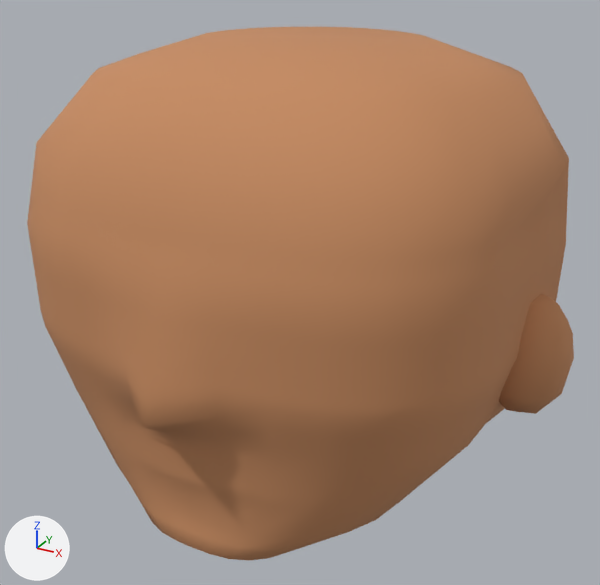
The glTF model public/models/head-spark.glb as it was, and as the next commit left it.
Both versions are drawn from a 50 mm camera at (0.379, -0.678, 0.316) aimed at (0.019, -0.023, -0.011). Lighting does not change. The marker at lower left points along +X, +Y and +Z. The picture after the commit comes second. Where no turn or scale is listed for an object, it has been applied to the vertices. Vertices at exactly the same position are counted once.

Names of what the first picture shows: 'head-spark_head-spark__head_mesh'.
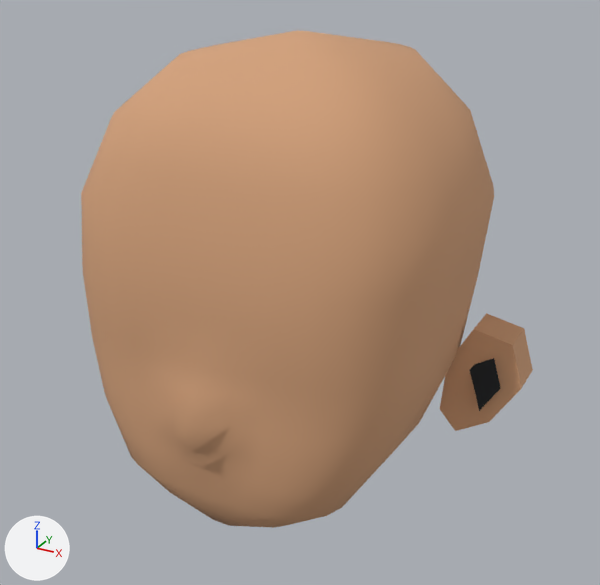
Pixel boxes (x1, y1, x2, y2) of what changed, in the pictures (600 x 585 px):
```json
{"object": "head-spark_head-spark__head_mesh", "change": "recoloured, reshaped", "before": [27, 27, 574, 561], "after": [81, 31, 533, 528], "on screen": "17% narrower, 7% shorter"}
{"part": 1, "of": "me_continuous_face_volume_001", "change": "rebuilt", "before": [27, 27, 569, 561], "after": [81, 31, 494, 528], "on screen": "24% narrower, 7% shorter"}
{"part": 2, "of": "me_continuous_face_volume_001", "change": "added", "after": [440, 313, 533, 431], "on screen": "beige"}
{"part": 3, "of": "me_continuous_face_volume_001", "change": "cut back", "before": [499, 294, 574, 414], "after": [470, 358, 501, 411]}
```

Edits to the scene script, one JSON object a line:
```json
{"op": "set", "path": "mat_skin.base_color", "old": "(0.565, 0.258, 0.117)", "new": "(0.651, 0.356, 0.195)", "note": "orange #c68b60 -> beige #d3a17a"}
{"op": "add", "block": "mat_ink_021", "code": ["mat_ink_021 = principled_material('ink.021')", "mat_ink_021.base_color = (0.00972, 0.0123, 0.0144)  # black #191d20", "mat_ink_021.roughness = 0.88"]}
{"block": "me_continuous_face_volume_001", "where": "# used by ob_head_spark_head_spark__head_mesh; location = (0.0, 0.0, 0.0)"}
{"op": "remove", "block": "me_continuous_face_volume_001", "code": "me_continuous_face_volume_001.from_pydata(...)  # 820 vertices, 1628 faces; spans x -0.276..0.276, y -0.248..0.197, z -0.22..0.22"}
{"op": "add", "block": "me_continuous_face_volume_001", "code": "me_continuous_face_volume_001.from_pydata(...)  # 550 vertices, 1074 faces; spans x -0.239..0.239, y -0.2..0.187, z -0.208..0.23"}
{"block": "me_continuous_face_volume_001", "change": "me_continuous_face_volume_001 part 1: the loose piece of 736 vertices spanning x -0.253..0.253, y -0.248..0.197, z -0.22..0.22 is rebuilt with 512 vertices and now spans x -0.185..0.185, y -0.2..0.187, z -0.208..0.23"}
{"block": "me_continuous_face_volume_001", "change": "me_continuous_face_volume_001 part 2: a new loose piece of 14 vertices spanning x 0.167..0.239, y -0.022..0.037, z -0.119..-0.019, in mat_skin (beige #d3a17a)"}
{"block": "me_continuous_face_volume_001", "change": "me_continuous_face_volume_001 part 3"}
{"block": "me_continuous_face_volume_001", "change": "42 vertices are removed from x 0.194..0.276, y -0.029..0.039, z -0.098..0.028"}
{"block": "me_continuous_face_volume_001", "change": "80 faces are deleted"}
{"block": "me_continuous_face_volume_001", "change": "5 vertices are added at (0.189, -0.009, -0.055), (0.212, -0.012, -0.039), (0.222, -0.015, -0.066), (0.207, -0.025, -0.089), (0.202, -0.027, -0.071)"}
{"block": "me_continuous_face_volume_001", "change": "3 new faces join them, mat_ink_021 (black #191d20)"}
{"block": "me_continuous_face_volume_001", "change": "other edits to the shape of me_continuous_face_volume_001 do not show in these pictures"}
{"op": "add", "block": "me_continuous_face_volume_001", "code": "me_continuous_face_volume_001.materials.append(mat_ink_021)  # black #191d20"}
```
